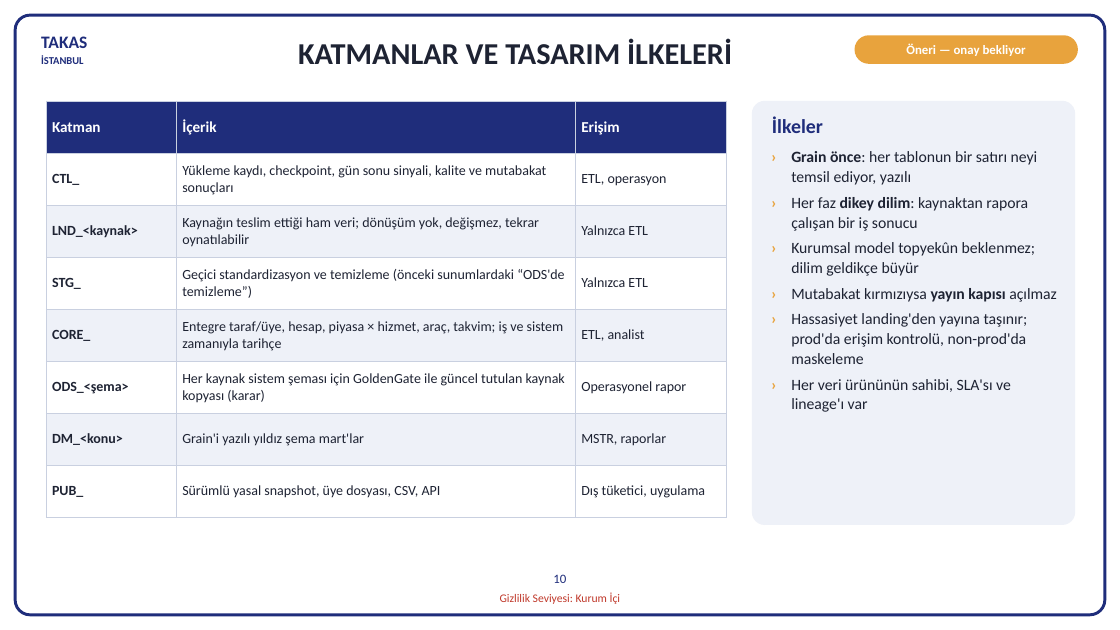
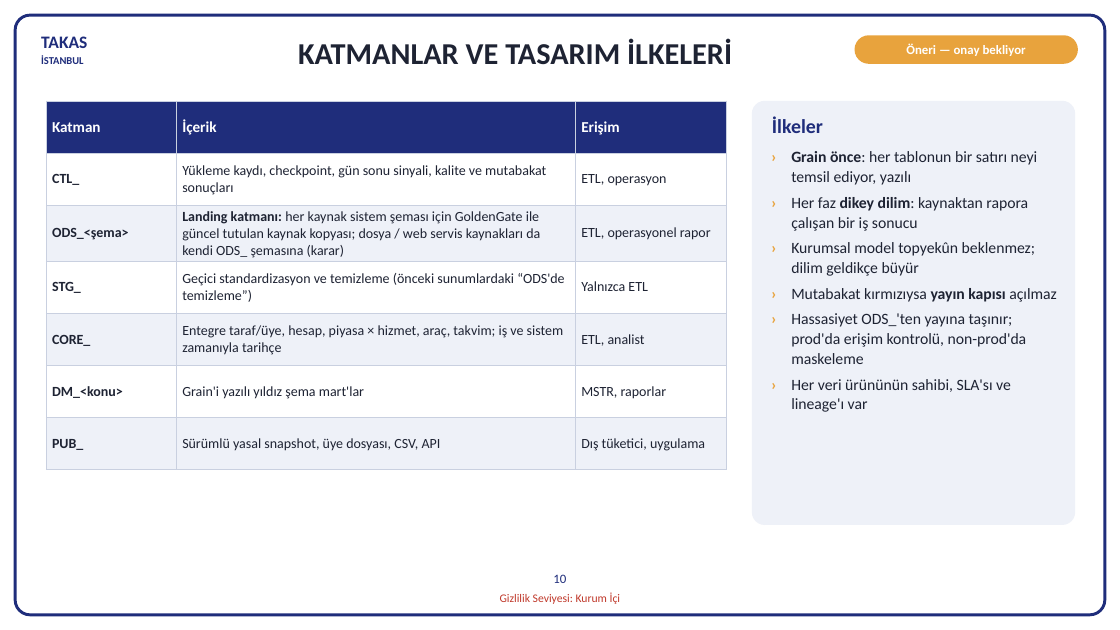
Before and after one commit to hanifidemirel0/Cursor-Projects, a slide deck: slide 10 of outputs/dwh-sunum-kasim-2026/5 - DWHSunum_Kasim2026.pptx. Drawn at 1120x630 pixels with LibreOffice and Linux fonts; fonts in the diff are those of the drawing. Boxes give left, top, right and bottom in pixels: in the first picture for what was removed or moved away, otherwise in the second. Text is boxed around its words. In the diff, an @@ line names an element or a change of style, - is before the commit and + after.

```diff
--- a/outputs/dwh-sunum-kasim-2026/5 - DWHSunum_Kasim2026.pptx
+++ b/outputs/dwh-sunum-kasim-2026/5 - DWHSunum_Kasim2026.pptx
@@ table at [46, 101, 727, 465] @@
-row 3: LND_<kaynak> | Kaynağın teslim ettiği ham veri; dönüşüm yok, değişmez, tekrar oynatılabilir | Yalnızca ETL
+row 3: ODS_<şema> | Landing katmanı: her kaynak sistem şeması için GoldenGate ile güncel tutulan kaynak kopyası; dosya / web servis kaynakları da kendi ODS_ şemasına (karar) | ETL, operasyonel rapor
-row 6: ODS_<şema> | Her kaynak sistem şeması için GoldenGate ile güncel tutulan kaynak kopyası (karar) | Operasyonel rapor
@@ text at [791, 313, 1027, 364]: text changed @@
-› Hassasiyet landing'den yayına taşınır; prod'da erişim kontrolü, non-prod'da maskeleme
+› Hassasiyet ODS_'ten yayına taşınır; prod'da erişim kontrolü, non-prod'da maskeleme
```
Also in this commit, not shown: 6 other slides changed, 9 other files.
